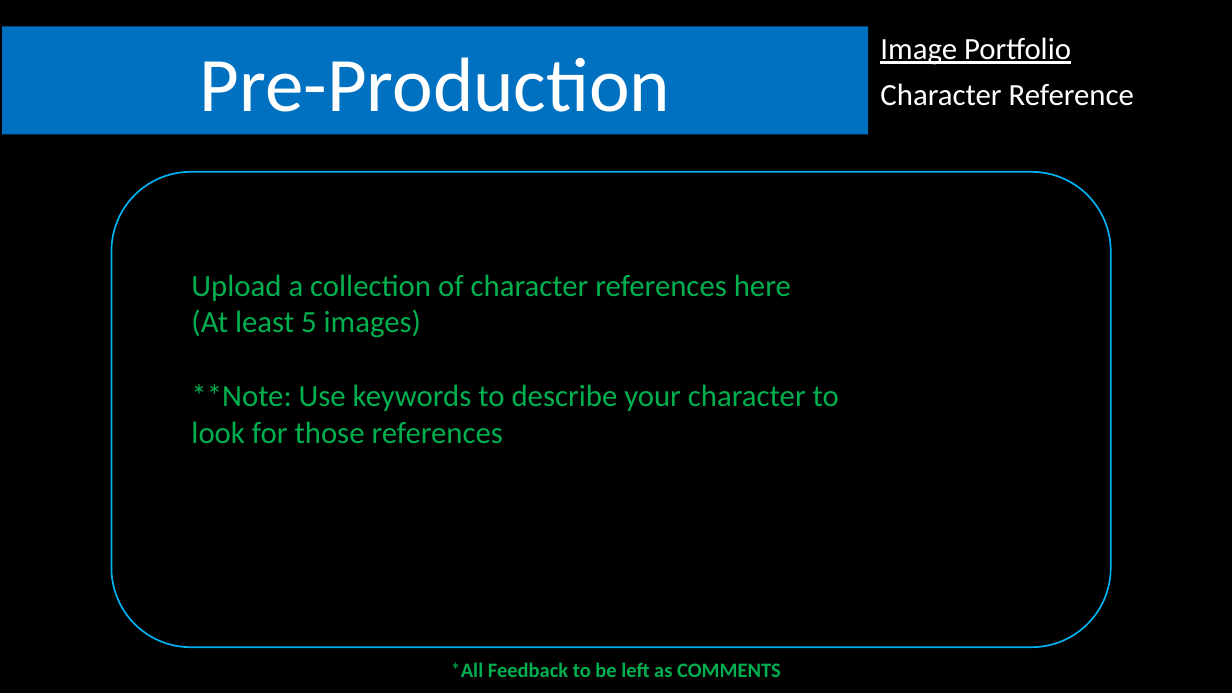
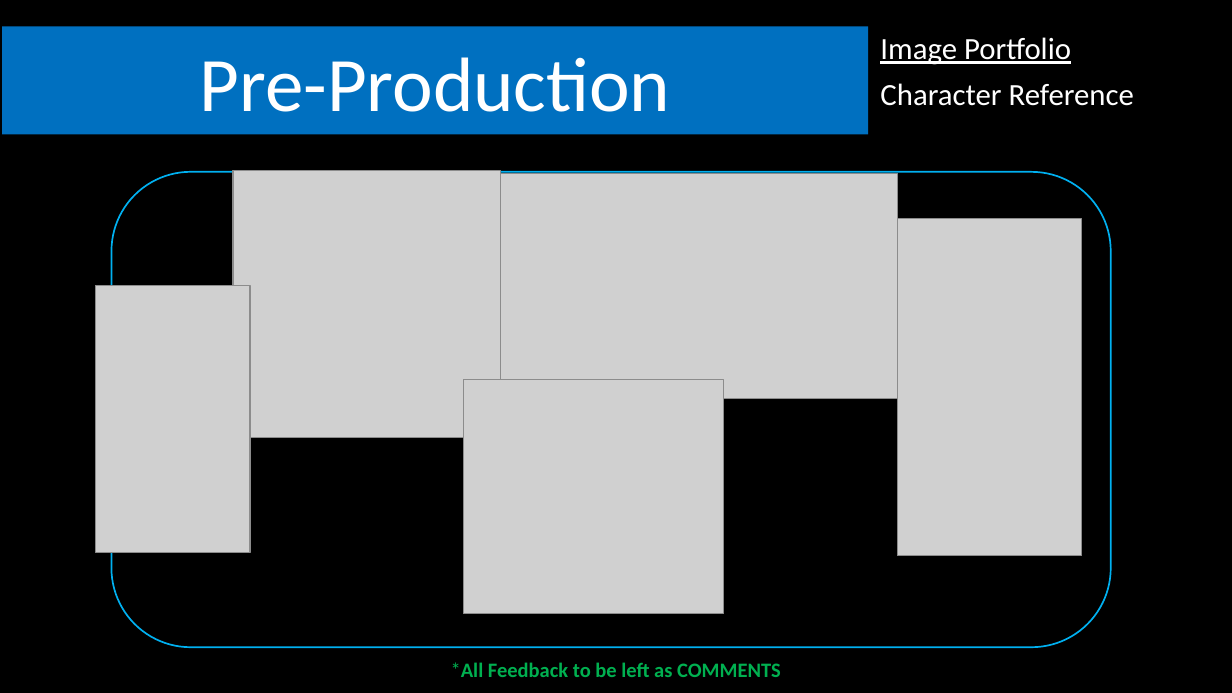
Before and after one commit to Cyzoc/AIEConner, a slide deck: slide 11 of Pre_production/Documents/Workbook/Workbook 3.pptx. Drawn at 1232x693 pixels with LibreOffice and Linux fonts; fonts in the diff are those of the drawing; grey boxes stand for pictures; background and template pictures are left out. Boxes give left, top, right and bottom in pixels: in the first picture for what was removed or moved away, otherwise in the second. Text is boxed around its words. In the diff, an @@ line names an element or a change of style, - is before the commit and + after.

```diff
--- a/Pre_production/Documents/Workbook/Workbook 3.pptx
+++ b/Pre_production/Documents/Workbook/Workbook 3.pptx
@@ picture added at [233, 170, 500, 437] @@
@@ picture added at [496, 174, 897, 399] @@
@@ picture added at [897, 219, 1082, 557] @@
@@ picture added at [95, 285, 250, 552] @@
@@ text removed at [191, 274, 839, 443] @@
-Upload a collection of character references here
-(At least 5 images)
-**Note: Use keywords to describe your character to look for those references
@@ picture added at [463, 379, 723, 614] @@
```
Also in this commit, not shown: 5 other slides changed, 2 other files.
